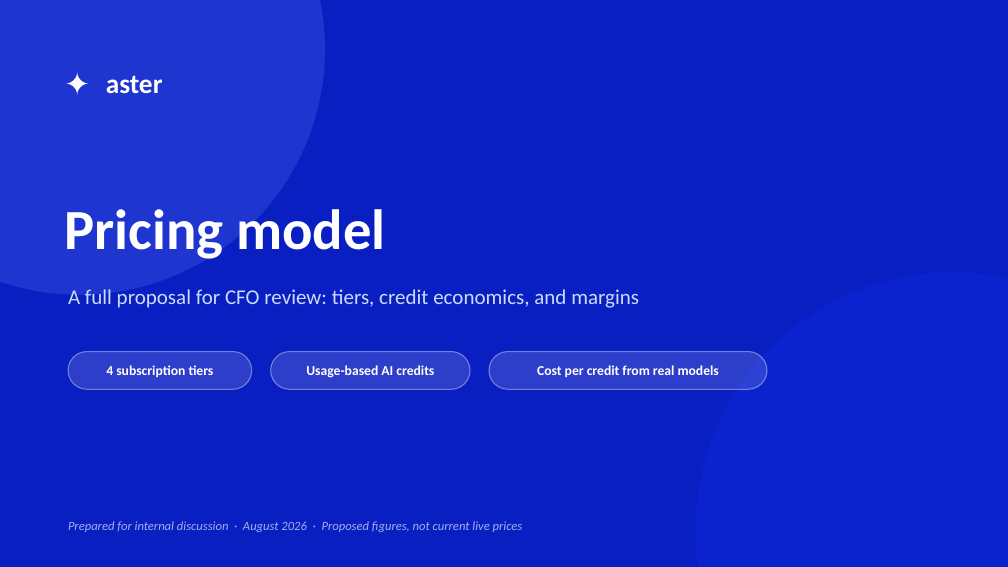
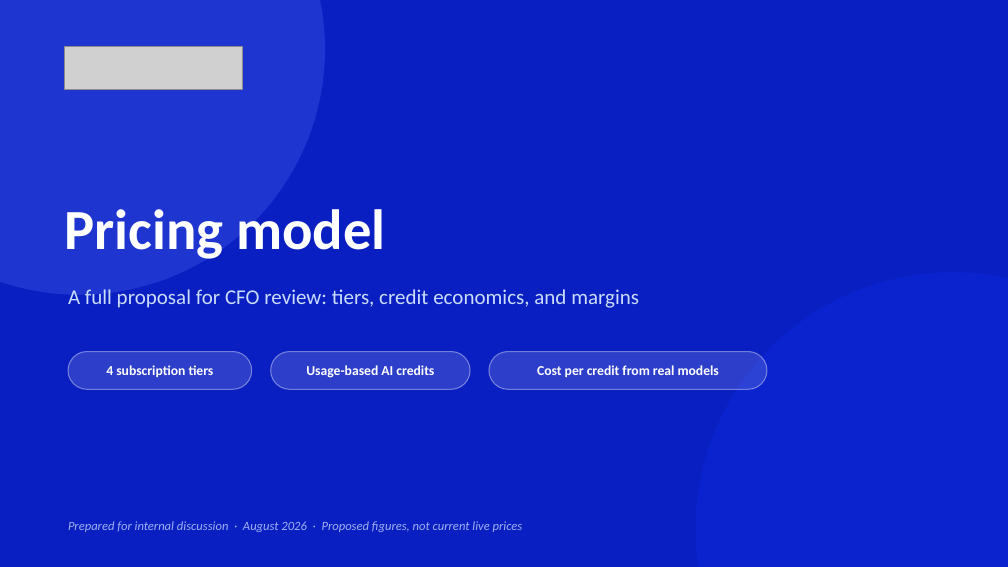
Before and after one commit to shahramly83/aster, a slide deck: slide 1 of docs/aster-pricing-cfo.pptx. Drawn at 1008x567 pixels with LibreOffice and Linux fonts; fonts in the diff are those of the drawing; grey boxes stand for pictures. Boxes give left, top, right and bottom in pixels: in the first picture for what was removed or moved away, otherwise in the second. Text is boxed around its words. In the diff, an @@ line names an element or a change of style, - is before the commit and + after.

```diff
--- a/docs/aster-pricing-cfo.pptx
+++ b/docs/aster-pricing-cfo.pptx
@@ text removed at (64, 53, 140, 113) @@
-✦
@@ picture added at (64, 47, 242, 90) @@
@@ text removed at (106, 75, 163, 93) @@
-aster
```
Also in this commit, not shown: 1 other slide changed.
